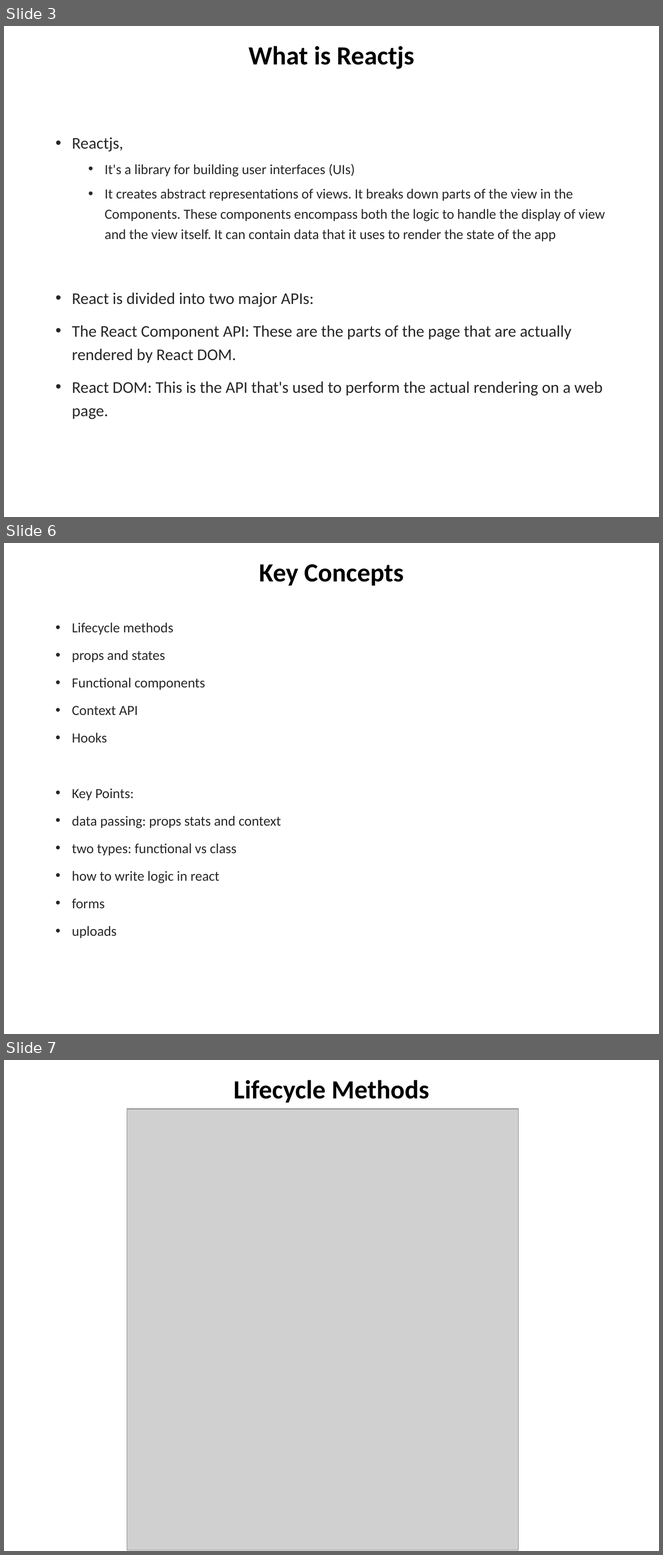
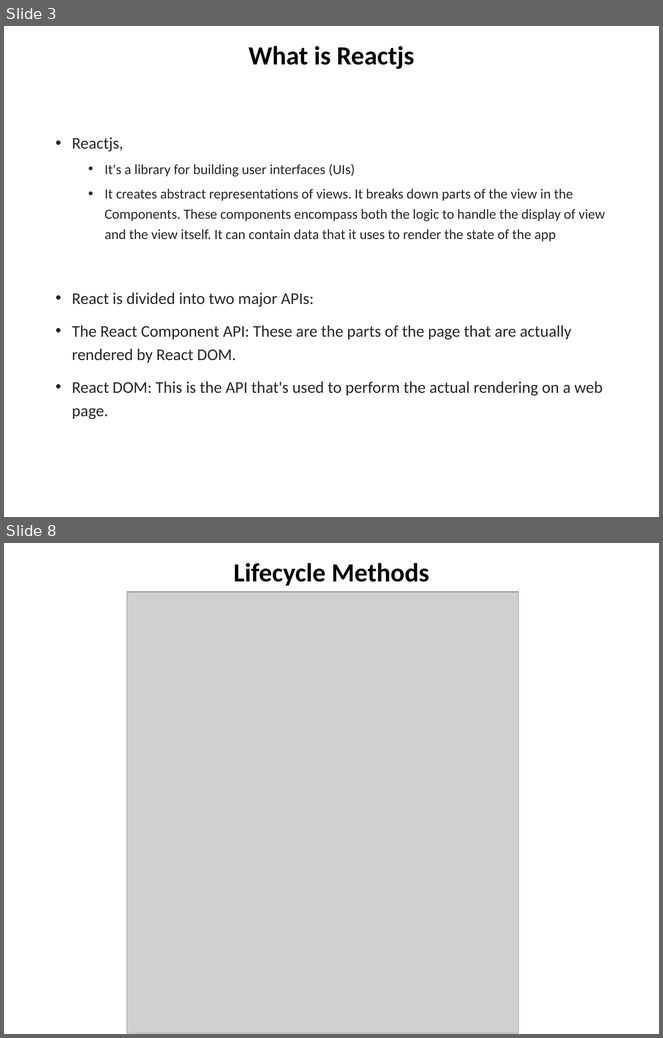
Before and after one commit to chuacw/SGUS-Slides, a slide deck: BCI - Batch2 - Day9 - Reactjs 1 Intro.pptx. Shown one above the other, each under a label of ours: slides 3, 6 and 7 before the commit, slides 3 and 8 after it; the slides between them are not shown. The pictures are 663x1555 and 663x1038 pixels, drawn with LibreOffice and Linux fonts; fonts in the diff are those of the drawing; grey boxes stand for pictures. Boxes give left, top, right and bottom in pixels: in the first picture for what was removed or moved away, otherwise in the second. Text is boxed around its words. In the diff, an @@ line names an element or a change of style, - is before the commit and + after.

```diff
--- a/BCI - Batch2 - Day9 - Reactjs 1 Intro.pptx
+++ b/BCI - Batch2 - Day9 - Reactjs 1 Intro.pptx
@@ slide 6 removed at box(4, 543, 659, 1034), background #FFFFFF @@
@@ title removed at box(259, 564, 403, 586) @@
-Key Concepts
@@ text removed at box(72, 623, 281, 939) @@
-• Lifecycle methods
-• props and states
-• Functional components
-• Context API
-• Hooks
-• Key Points:
-• data passing: props stats and context
-• two types: functional vs class
-• how to write logic in react
-• forms
-• uploads
@@ what was slide 7 is now slide 8 @@
```
Also in this commit, not shown: 3 slides changed, 3 slides added, 1 other slide removed, 2 other files.
